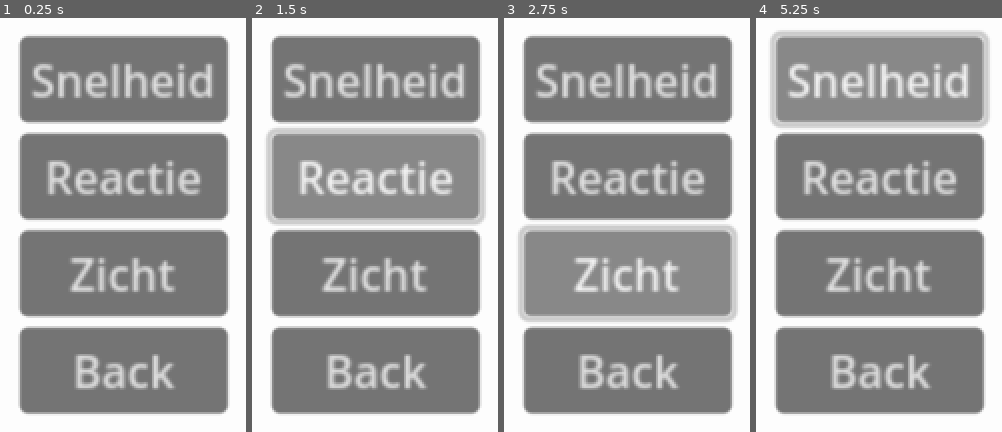
Above: before the commit, frames 1-4 (left to right).
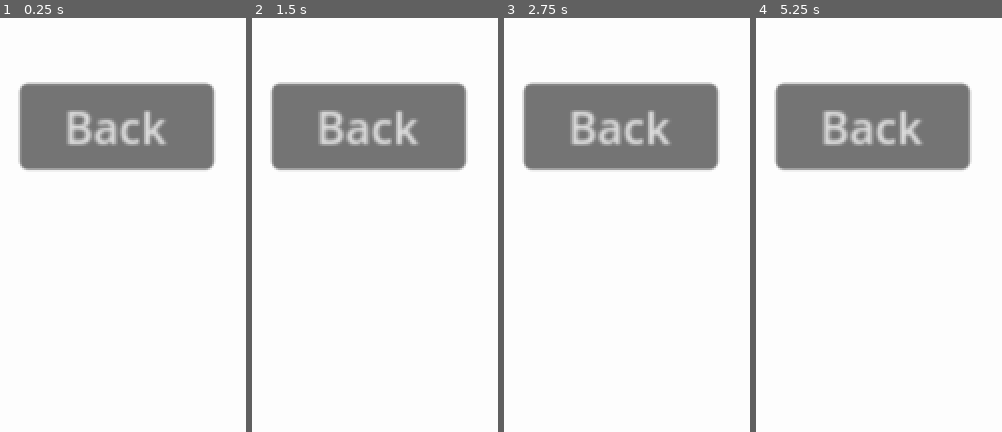
Above: after the commit, the same moments.

Repository: mulboor/kruispuntsimulatie
Game: Godot game, scene res://ui/factors_test.tscn
The game is run twice, just before and just after one commit, with the same random seed, the same clock (stepped at 60 frames per second) and the same inputs. This scene is started directly instead of the project's main scene.
Inputs (mouse positions are in pixels of both pictures, inside the frame that each line leads up to):
- Up to frame 1 (0.25 s): no input
- Up to frame 2 (1.5 s): click (375, 80) at 0.5 s, where only the run before the commit has a clickable "Snelheid"; click (375, 175) at 1.25 s, where only the run before the commit has a clickable "Reactie"
- Up to frame 3 (2.75 s): click (627, 274) at 2 s, where only the run before the commit has a clickable "Zicht"
- Up to frame 4 (5.25 s): click (879, 80) at 2.75 s, where only the run before the commit has a clickable "Snelheid"; click (879, 175) at 3.5 s, where only the run before the commit has a clickable "Reactie"; click (879, 274) at 4.25 s, where only the run before the commit has a clickable "Zicht"; click (879, 80) at 5 s, where only the run before the commit has a clickable "Snelheid"

The runs differ from the first frame. In frame 1, 63% of the frame differs, in the area x 7-93%, y 4-96%; in frame 2, 64%; in frame 3, 65%, in the area x 5-96%, y 4-96%; in frame 4, 65%.
Error before the commit: Parse Error: Too few arguments for "change_scene_to_file()" call. Expected at least 1 but received 0. (res://ui/factors_test.gd:4)

Commit message:
UI

Diff:
--- a/ui/factors_test.gd
+++ b/ui/factors_test.gd
@@ -1,8 +1,11 @@
 extends Control
 
-func _on_snelheid_pressed() -> void:
-	get_tree().change_scene_to_file()
+var number = "Hello"
 
+func _ready():
+	print(number)
+	number = 100
+	print(number)
 
 func _on_back_pressed() -> void:
 	get_tree().change_scene_to_file("res://ui/options_test.tscn")
--- a/ui/factors_test.tscn
+++ b/ui/factors_test.tscn
@@ -27,21 +27,6 @@
 layout_mode = 2
 alignment = 1
 
-[node name="Snelheid" type="Button" parent="MarginContainer/VBoxContainer"]
-layout_mode = 2
-text = "Snelheid"
-expand_icon = true
-
-[node name="Reactie" type="Button" parent="MarginContainer/VBoxContainer"]
-layout_mode = 2
-text = "Reactie"
-expand_icon = true
-
-[node name="Zicht" type="Button" parent="MarginContainer/VBoxContainer"]
-layout_mode = 2
-text = "Zicht"
-expand_icon = true
-
 [node name="Back" type="Button" parent="MarginContainer/VBoxContainer"]
 layout_mode = 2
 text = "Back"
